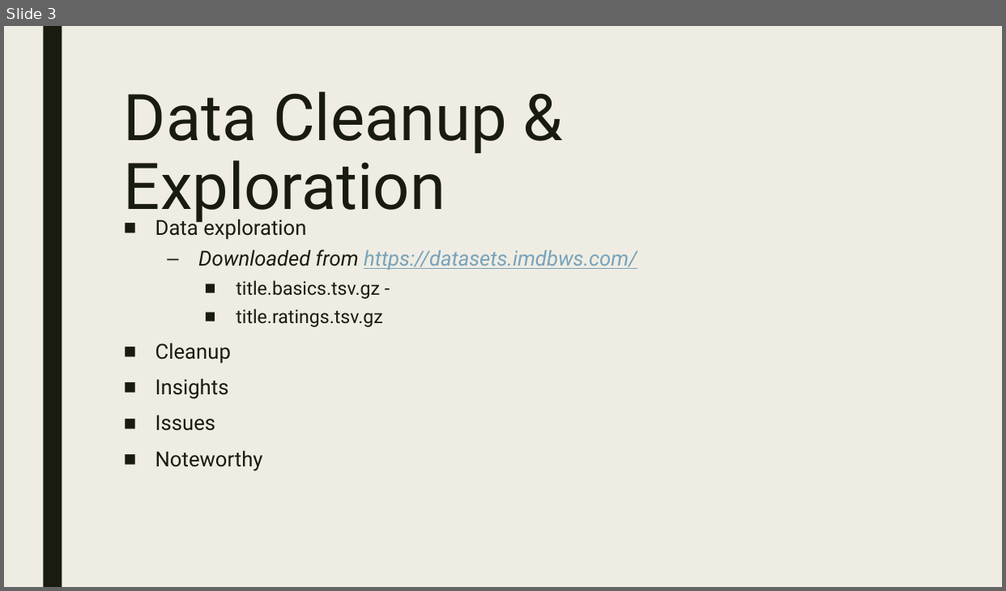
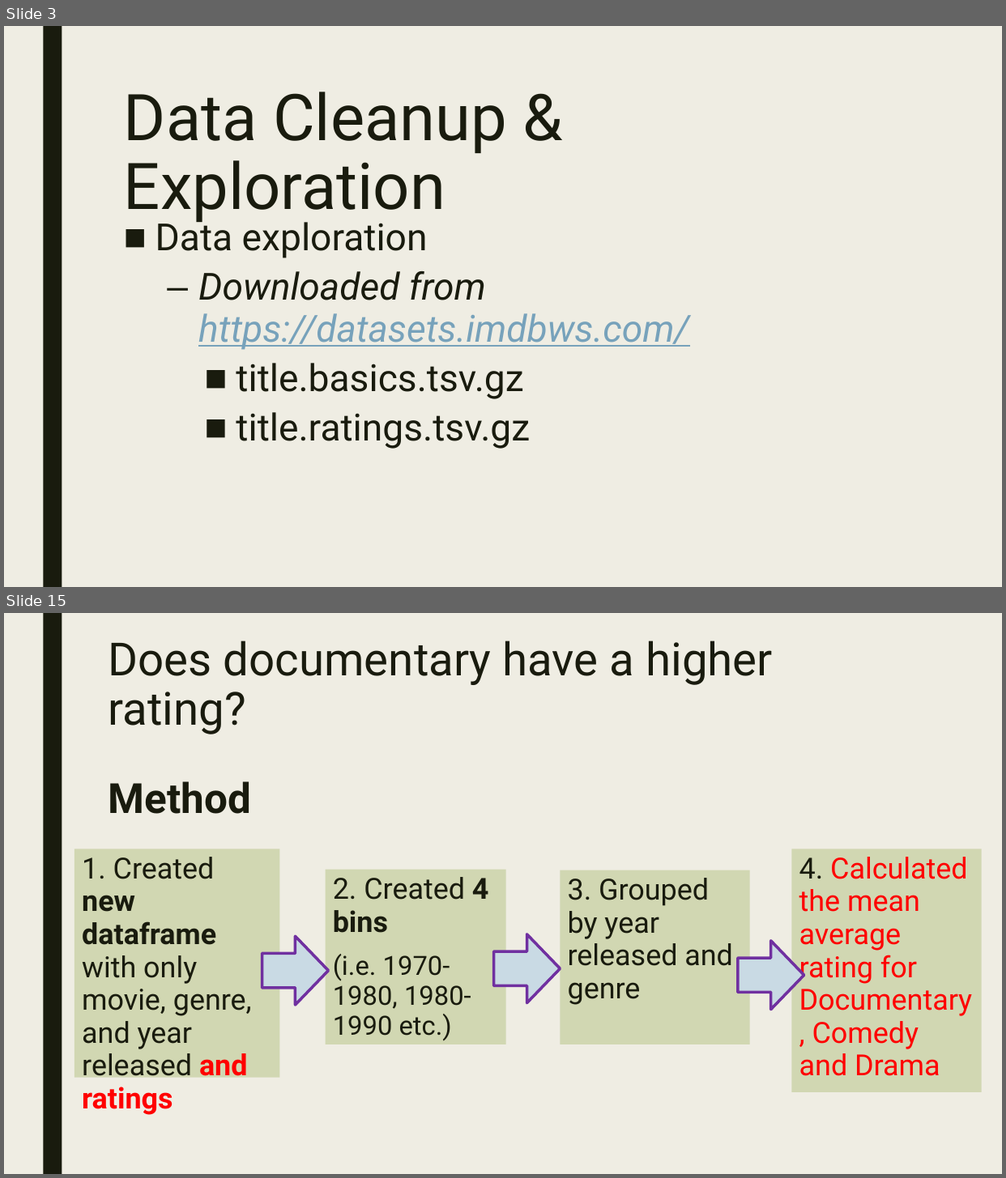
Before and after one commit to Zannyo/data-project-1, a slide deck: Presentation.pptx. Shown one above the other, each under a label of ours: slide 3 before the commit, slides 3 and 15 after it; the slides between them are not shown. The pictures are 1006x591 and 1006x1178 pixels, drawn with LibreOffice and Linux fonts; fonts in the diff are those of the drawing. Boxes give left, top, right and bottom in pixels: in the first picture for what was removed or moved away, otherwise in the second. Text is boxed around its words. In the diff, an @@ line names an element or a change of style, - is before the commit and + after.

```diff
--- a/Presentation.pptx
+++ b/Presentation.pptx
@@ slide 15 added at box(4, 613, 1002, 1174), background #EFEDE3; not listed: 1 template element that a slide beside it also shows @@
@@ title added at box(108, 641, 773, 735), 44 pt, text #191B0E @@
+Does documentary have a higher rating?
@@ text added at box(108, 781, 251, 814), 40 pt, text #191B0E, bold @@
+Method
@@ rectangle added at box(74, 849, 279, 1078), fill #D1D7B2, 28 pt, text #191B0E @@
+1. Created new dataframe with only movie, genre, and year released and ratings
@@ rectangle added at box(791, 849, 981, 1093), fill #D1D7B2, 28 pt, text #FF0000 @@
+4. Calculated the mean average rating for Documentary, Comedy and Drama
@@ rectangle added at box(325, 870, 506, 1045), fill #D1D7B2, 25.5 pt, text #191B0E @@
+2. Created 4 bins
+(i.e. 1970-1980, 1980-1990 etc.)
@@ rectangle added at box(560, 871, 750, 1045), fill #D1D7B2, 28 pt, text #191B0E @@
+3. Grouped by year released and genre
@@ right arrow added at box(262, 936, 329, 1005), fill #C9DAE4, outline #7030A0 2.75 pt @@
@@ right arrow added at box(493, 934, 560, 1003), fill #C9DAE4, outline #7030A0 2.75 pt @@
@@ right arrow added at box(738, 941, 804, 1010), fill #C9DAE4, outline #7030A0 2.75 pt @@
@@ slide 3 changed as well @@
@@ text at box(155, 216, 689, 449): size 20 to 36 pt in "Data exploration", "Downloaded from https://datasets.imdbws.com/"; size 18 to 36 pt in "title.ratings.tsv.gz" @@
@@ text at box(155, 343, 263, 472): paragraphs removed @@
-■ Cleanup
-■ Insights
-■ Issues
-■ Noteworthy
@@ text at box(236, 363, 523, 399): text changed; size 18 to 36 pt @@
-    ■ title.basics.tsv.gz -
+    ■ title.basics.tsv.gz
```
Also in this commit, not shown: 4 other slides changed, 23 other slides added, 1 slide removed, 2 other files.
